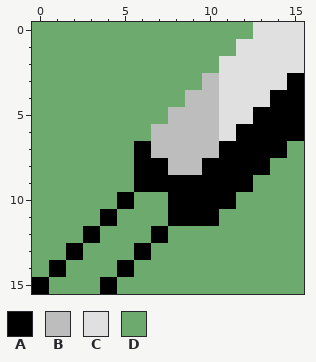
Two states of a pixel-art file, Assets/Art/UI/Icons/Item Icons/Equipment/Weapons/Sword/Icon_Sword_Green.aseprite. Above: the version before the commit.
16x16 pixels, 1 frame.
Visible layers, top first: "Image", "Shadow", "Background".
Palette (. is transparent): A #000000  B #bdbdbd  C #e0e0e0  D #6daa6d
Pixels before, first column x 0:
 0 DDDDDDDDDDDDDCCC
 1 DDDDDDDDDDDDCCCC
 2 DDDDDDDDDDDCCCCC
 3 DDDDDDDDDDBCCCCA
 4 DDDDDDDDDBBCCCAA
 5 DDDDDDDDBBBCCAAA
 6 DDDDDDDBBBBCAAAA
 7 DDDDDDABBBBAAAAD
 8 DDDDDDAABBAAAADD
 9 DDDDDDAAAAAAADDD
10 DDDDDADDAAAADDDD
11 DDDDADDDAAADDDDD
12 DDDADDDADDDDDDDD
13 DDADDDADDDDDDDDD
14 DADDDADDDDDDDDDD
15 ADDDADDDDDDDDDDD
After the commit:
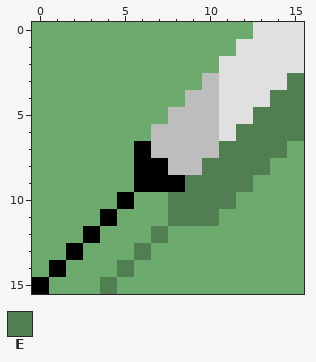
Colours new in this view: E #527f52
Commit: Updated All Item Icons Adjusted Shadow Color
What changed:
{"y":3,"x":15,"old":"A","new":"E"}
{"y":4,"x":14,"old":"AA","new":"EE"}
{"y":5,"x":13,"old":"AAA","new":"EEE"}
{"y":6,"x":12,"old":"AAAA","new":"EEEE"}
{"y":7,"x":11,"old":"AAAA","new":"EEEE"}
{"y":8,"x":10,"old":"AAAA","new":"EEEE"}
{"y":9,"x":9,"old":"AAAA","new":"EEEE"}
{"y":10,"x":8,"old":"AAAA","new":"EEEE"}
{"y":11,"x":8,"old":"AAA","new":"EEE"}
{"y":12,"x":7,"old":"A","new":"E"}
{"y":13,"x":6,"old":"A","new":"E"}
{"y":14,"x":5,"old":"A","new":"E"}
{"y":15,"x":4,"old":"A","new":"E"}
{"label":"changed","picture_box":[100,73,304,294]}
